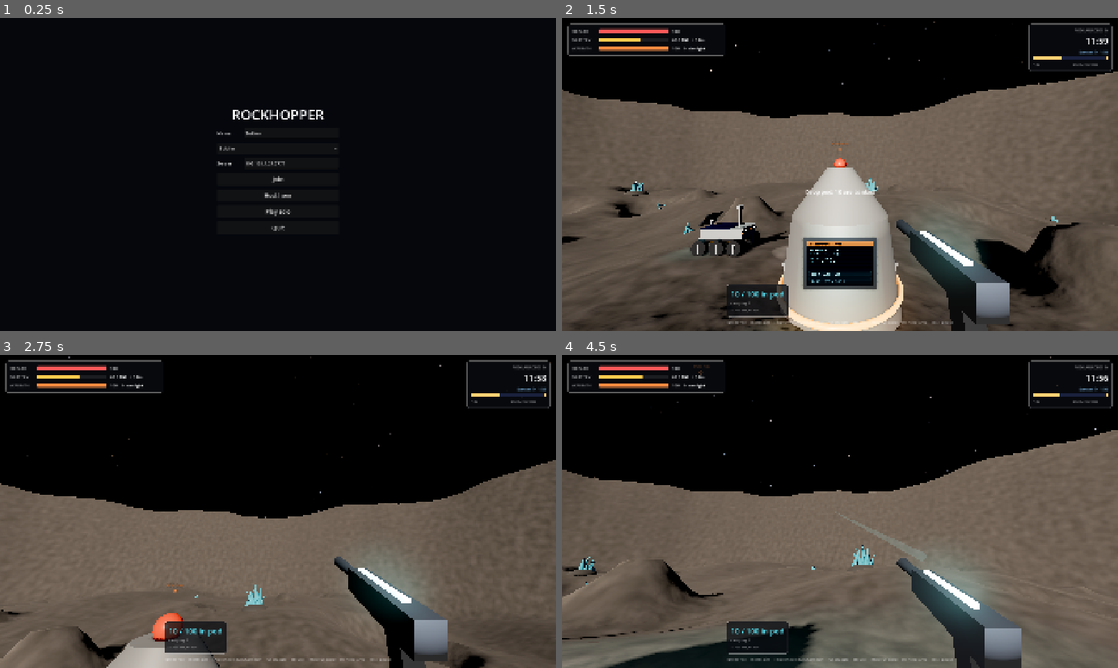
Above: before the commit, frames 1-4 (two rows, left to right).
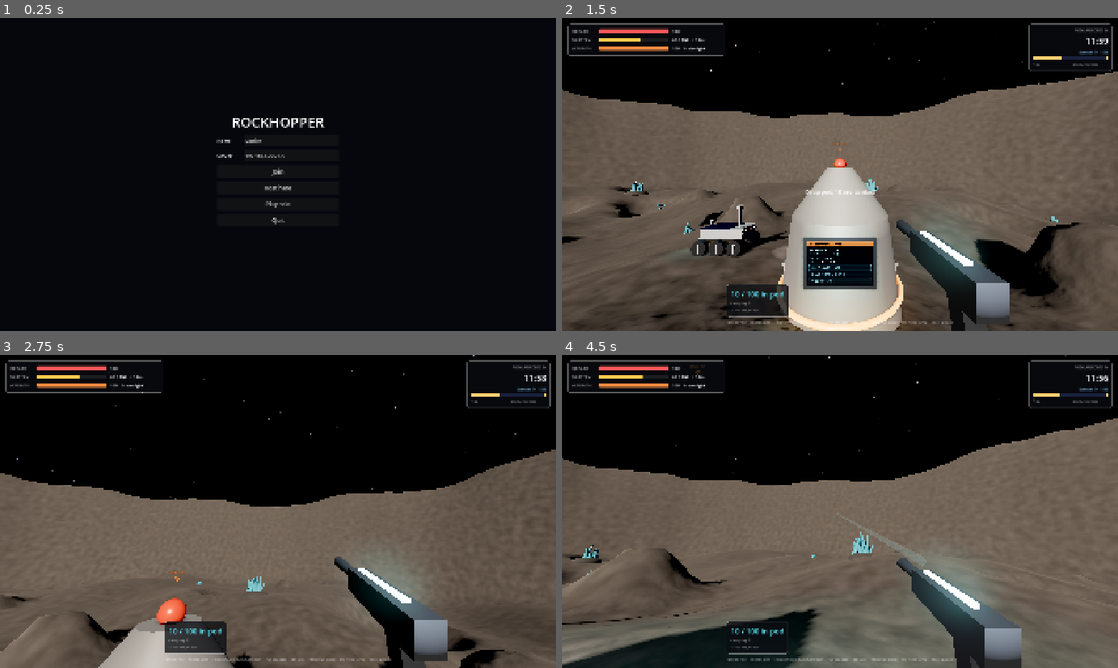
Above: after the commit, the same moments.

Repository: devonbacon/rockhopper
Game: Godot game, scene res://menu/menu.tscn
The game is run twice, just before and just after one commit, with the same random seed, the same clock (stepped at 60 frames per second) and the same inputs.
Inputs (mouse positions are in pixels of both pictures, inside the frame that each line leads up to):
- Up to frame 1 (0.25 s): no input
- Up to frame 2 (1.5 s): click (840, 149) at 0.5 s, where only the run before the commit has a clickable "Soldier"; click "Play solo" at 1.25 s
- Up to frame 3 (2.75 s): tap Enter at 2 s; move the mouse to (305, 511) at 2.02 s; hold W from 2.03 s (still down); tap X at 2.1 s; click (305, 511) at 2.17 s; tap Space at 2.27, 2.57 s
- Up to frame 4 (4.5 s): keep holding W; move the mouse to (812, 511) at 2.77 s; tap X at 2.85, 3.8 s; click (812, 511) at 2.92 s; tap Space at 3.02, 3.32 s; move the mouse to (851, 505) at 3.52 s; tap R at 3.6 s; click (851, 505) at 3.67 s; move the mouse to (834, 517) at 4.27 s; tap Q at 4.35 s; click (834, 517) at 4.42 s

The runs differ from the first frame. In frame 1, 1.2% of the frame differs, in the area x 38-61%, y 29-68%; in frame 2, 0.3%; in frame 3, 7.3%; in frame 4, 8.6%, in the area x 0-100%, y 0-100%.

Commit message:
Switch roles by climbing into the pod, as in NS2
The pod's screen gets "Take command": one soldier at a time climbs in
and gets an overhead view of the crater (pan, zoom, turn), safe from
spiders and the cold and counted aboard at launch. X climbs back out
beside the pod. Everyone starts as a soldier, so the menu's role choice
goes. The commander can't give orders yet; that's the rest of phase 3.

Co-Authored-By: Claude Opus 5.5 <noreply@anthropic.com>
Claude-Session: https://claude.ai/code/session_016Wijxy6dVqNpmJdVzLFZSM

Diff:
--- /dev/null
+++ b/game/commander.gd
@@ -0,0 +1,97 @@
+class_name Commander
+extends Node3D
+## The commander's view from the pod: overhead on the crater. WASD or the
+## screen edges pan, the wheel zooms, holding the middle button turns it,
+## and X climbs back out. A placeholder until the commander can give
+## orders.
+
+const PAN_SPEED := 40.0
+const EDGE := 12.0
+const MIN_HEIGHT := 18.0
+const MAX_HEIGHT := 140.0
+
+var game: Game
+var camera: Camera3D
+
+var _height := 70.0
+var _yaw := 0.0
+var _label: Label
+var _layer: CanvasLayer
+
+
+func _ready() -> void:
+	camera = Camera3D.new()
+	camera.far = 2000.0
+	camera.fov = 55.0
+	add_child(camera)
+	_layer = CanvasLayer.new()
+	add_child(_layer)
+	_label = Label.new()
+	_label.add_theme_font_size_override("font_size", 18)
+	_label.add_theme_constant_override("outline_size", 6)
+	_label.add_theme_color_override("font_outline_color", Color(0, 0, 0, 0.8))
+	_label.position = Vector2(24, 20)
+	_layer.add_child(_label)
+	global_position = game.pod.global_position
+	_place_camera()
+
+
+func enter() -> void:
+	visible = true
+	_layer.visible = true
+	camera.make_current()
+	global_position = game.pod.global_position
+	Input.mouse_mode = Input.MOUSE_MODE_VISIBLE
+
+
+func leave() -> void:
+	visible = false
+	_layer.visible = false
+
+
+func _process(delta: float) -> void:
+	if !visible:
+		return
+	var pan := Vector2(_axis(KEY_D, KEY_A), _axis(KEY_S, KEY_W))
+	var mouse := get_viewport().get_mouse_position()
+	var size := get_viewport().get_visible_rect().size
+	if DisplayServer.window_is_focused():
+		if mouse.x < EDGE:
+			pan.x -= 1.0
+		elif mouse.x > size.x - EDGE:
+			pan.x += 1.0
+		if mouse.y < EDGE:
+			pan.y -= 1.0
+		elif mouse.y > size.y - EDGE:
+			pan.y += 1.0
+	var turn := Basis(Vector3.UP, _yaw)
+	global_position += turn * Vector3(pan.x, 0, pan.y).limit_length(1.0) * PAN_SPEED * (_height / 70.0) * delta
+	var flat := Vector2(global_position.x, global_position.z).limit_length(Terrain.FLOOR_RADIUS + 10.0)
+	global_position = Vector3(flat.x, 0.0, flat.y)
+	_place_camera()
+	_label.text = "COMMAND    ore %d / %d    battery %d / %d    launch in %d:%02d\n[WASD / screen edge] pan    [wheel] zoom    [hold middle mouse] turn    [X] leave the pod" % [
+		game.stock, Game.QUOTA, game.battery, game.capacity(), int(maxf(0.0, Game.MISSION - game.time)) / 60, int(maxf(0.0, Game.MISSION - game.time)) % 60]
+
+
+func _unhandled_input(event: InputEvent) -> void:
+	if !visible:
+		return
+	if event is InputEventMouseButton and event.pressed:
+		if event.button_index == MOUSE_BUTTON_WHEEL_UP:
+			_height = maxf(MIN_HEIGHT, _height * 0.88)
+		elif event.button_index == MOUSE_BUTTON_WHEEL_DOWN:
+			_height = minf(MAX_HEIGHT, _height / 0.88)
+	elif event is InputEventMouseMotion and Input.is_mouse_button_pressed(MOUSE_BUTTON_MIDDLE):
+		_yaw -= event.relative.x * 0.005
+	elif event is InputEventKey and event.pressed and !event.echo and event.physical_keycode == KEY_X:
+		game.act(&"uncommand", [])
+
+
+func _place_camera() -> void:
+	var turn := Basis(Vector3.UP, _yaw)
+	camera.global_position = global_position + turn * Vector3(0, _height, _height * 0.75)
+	camera.look_at(global_position, Vector3.UP)
+
+
+func _axis(positive: Key, negative: Key) -> float:
+	return (1.0 if Input.is_physical_key_pressed(positive) else 0.0) - (1.0 if Input.is_physical_key_pressed(negative) else 0.0)
--- a/game/game.gd
+++ b/game/game.gd
@@ -96,6 +96,10 @@
 var stats := {}
 ## Per soldier, by peer id: the local Player, or an Avatar.
 var bodies := {}
+## Whoever's in the pod commanding, by peer id, or 0. Their body's hidden
+## and out of harm's way till they climb out.
+var commander_peer := 0
+var commander_view: Commander
 
 var health: float:
 	get: return _me().health
@@ -258,11 +262,12 @@
 		if fixture.health <= 0.0:
 			_remove_built(fixture)
 	for peer in bodies.keys():
-		_look_after(peer, delta)
+		if peer != commander_peer:
+			_look_after(peer, delta)
 	if time >= MISSION:
-		var aboard := 0
-		for body: Node3D in bodies.values():
-			if body.global_position.distance_to(pod.global_position) < POD_RANGE + 2.0:
+		var aboard := 1 if commander_peer != 0 else 0
+		for peer in bodies:
+			if peer != commander_peer and (bodies[peer] as Node3D).global_position.distance_to(pod.global_position) < POD_RANGE + 2.0:
 				aboard += 1
 		if aboard > 0:
 			_end(State.WON, "Extracted with %d of %d ore in the pod.%s" % [stock, QUOTA, " Quota met." if stock >= QUOTA else ""])
@@ -393,6 +398,9 @@
 					target.screen.reply(reply)
 				else:
 					Net.event.rpc_id(peer, &"reply", [args[0], reply])
+		&"uncommand":
+			if commander_peer == peer:
+				_leave_command(peer)
 		&"hit":
 			if target is Spider:
 				(target as Spider).hit(args[1])
@@ -422,6 +430,11 @@
 		&"announce":
 			if hud:
 				hud.announce(args[0])
+		&"command":
+			if args[0]:
+				_enter_view()
+			else:
+				_exit_view()
 		&"tracer":
 			if player:
 				player._tracer(args[0], args[1])
@@ -446,7 +459,63 @@
 	avatar.target_position = spot
 
 
+func _take_command(peer: int) -> void:
+	commander_peer = peer
+	var body: Node3D = bodies.get(peer, null)
+	if body is Avatar:
+		body.visible = false
+	if peer == Net.local_id():
+		_enter_view()
+	else:
+		Net.event.rpc_id(peer, &"command", [true])
+
+
+func _leave_command(peer: int) -> void:
+	commander_peer = 0
+	var body: Node3D = bodies.get(peer, null)
+	if body is Avatar:
+		body.visible = true
+	var spot := _spawn_spot_by_pod(peer)
+	if peer == Net.local_id():
+		_exit_view()
+		place_player(spot, pod.global_position)
+	else:
+		if body:
+			body.global_position = spot
+			(body as Avatar).target_position = spot
+		Net.event.rpc_id(peer, &"command", [false])
+		Net.event.rpc_id(peer, &"respawn", [spot, "Out of the pod."])
+
+
+## Local: from the soldier's eyes to the commander's.
+func _enter_view() -> void:
+	if !player:
+		return
+	player.process_mode = Node.PROCESS_MODE_DISABLED
+	player.visible = false
+	hud.visible = false
+	if !commander_view:
+		commander_view = Commander.new()
+		commander_view.game = self
+		add_child(commander_view)
+	commander_view.enter()
+
+
+func _exit_view() -> void:
+	if !player:
+		return
+	if commander_view:
+		commander_view.leave()
+	player.process_mode = Node.PROCESS_MODE_INHERIT
+	player.visible = true
+	player.camera.make_current()
+	hud.visible = true
+	Input.mouse_mode = Input.MOUSE_MODE_CAPTURED
+
+
 func remove_soldier(peer: int) -> void:
+	if commander_peer == peer:
+		commander_peer = 0
 	if bodies.has(peer) and bodies[peer] != player:
 		bodies[peer].queue_free()
 	bodies.erase(peer)
@@ -459,12 +528,14 @@
 	avatar.set_meta("peer", peer)
 	add_child(avatar)
 	var info: Dictionary = Net.peers.get(peer, {})
-	avatar.set_label("%s%s" % [info.get("name", "Soldier"), " (commander)" if info.get("role", &"soldier") == &"commander" else ""])
+	avatar.set_label(info.get("name", "Soldier"))
 	bodies[peer] = avatar
 	return avatar
 
 
 func remote_move(peer: int, pos: Vector3, yaw: float, pitch: float) -> void:
+	if peer == commander_peer:
+		return
 	var body: Node3D = bodies.get(peer, null)
 	if body is Avatar:
 		var avatar := body as Avatar
@@ -497,6 +568,8 @@
 func _fast_state() -> Array:
 	var soldiers: Array = []
 	for peer in bodies:
+		if peer == commander_peer:
+			continue
 		var body: Node3D = bodies[peer]
 		var pitch: float = body.pitch if "pitch" in body else 0.0
 		soldiers.append([peer, body.global_position, body.global_rotation.y, pitch])
@@ -506,7 +579,7 @@
 	var rover_rows: Array = []
 	for rover in rovers:
 		rover_rows.append([rover.net_id, rover.global_position, rover.global_basis.get_rotation_quaternion(), rover.task, rover.order, rover.cargo, rover.health, rover.slot])
-	return [time, battery, power_in, power_out, stock, state, outcome, soldiers, spider_rows, rover_rows]
+	return [time, battery, power_in, power_out, stock, state, outcome, soldiers, spider_rows, rover_rows, commander_peer]
 
 
 func _slow_state() -> Array:
@@ -531,6 +604,7 @@
 		Input.mouse_mode = Input.MOUSE_MODE_VISIBLE
 	state = f[5]
 	outcome = f[6]
+	commander_peer = f[10]
 	var seen := {}
 	for row: Array in f[7]:
 		var peer: int = row[0]
@@ -834,10 +908,20 @@
 		return "ORE BANKED    %d / %d\nROVERS        %d  (%d OUT)\nBATTERY       %d%%\nLAUNCH IN     %d:%02d" % [
 			stock, QUOTA, rovers.size(), out, roundi(battery / capacity() * 100.0), int(left) / 60, int(left) % 60]
 	screen.button = func(action: StringName) -> Array:
+		if action == &"command":
+			if commander_peer == 0:
+				return ["TAKE COMMAND", true, false]
+			var info: Dictionary = Net.peers.get(commander_peer, {})
+			return ["COMMANDER: %s" % String(info.get("name", "YOU" if commander_peer == Net.local_id() else "TAKEN")).to_upper(), false, true]
 		if action == &"rover":
 			return ["PRINT ROVER   %d ORE" % Fixture.COST[&"rover"], stock >= Fixture.COST[&"rover"], false]
 		return ["HAND IN ORE   %d CARRIED" % carried, carried > 0, false]
 	screen.pressed = func(action: StringName) -> String:
+		if action == &"command":
+			if commander_peer != 0:
+				return "THE SEAT'S TAKEN."
+			_take_command(_acting if _acting != 0 else Net.local_id())
+			return ""
 		if action == &"rover":
 			if print_rover():
 				return "ROVER PRINTED. %d ON THE ROSTER." % rovers.size()
@@ -890,8 +974,9 @@
 	var best: Node3D = null
 	var best_distance := Spider.SIGHT
 	var candidates: Array[Node3D] = []
-	for body: Node3D in bodies.values():
-		candidates.push_back(body)
+	for peer in bodies:
+		if peer != commander_peer:
+			candidates.push_back(bodies[peer])
 	for rover in rovers:
 		if rover.exposed():
 			candidates.push_back(rover)
@@ -965,8 +1050,9 @@
 	if spiders.size() >= roundi(lerpf(SPIDERS_START, SPIDERS_END, progress)):
 		return
 	var near: Array[Node3D] = []
-	for body: Node3D in bodies.values():
-		near.append_array([body, body, body])
+	for peer in bodies:
+		if peer != commander_peer:
+			near.append_array([bodies[peer], bodies[peer], bodies[peer]])
 	near.append_array(rovers)
 	near.append_array(built)
 	if near.is_empty():
@@ -993,8 +1079,8 @@
 	if hit.is_empty():
 		return Vector3.INF
 	var spot: Vector3 = hit.position
-	for body: Node3D in bodies.values():
-		if spot.distance_to(body.global_position) < 10.0:
+	for peer in bodies:
+		if peer != commander_peer and spot.distance_to((bodies[peer] as Node3D).global_position) < 10.0:
 			return Vector3.INF
 	if lit_at(spot + up * 0.6) != "":
 		return Vector3.INF
@@ -1210,6 +1296,8 @@
 		hud.set_paused(true)
 	if _args.has("pitch"):
 		player.look(deg_to_rad(float(_args.pitch)))
+	if _args.has("command"):
+		_take_command(Net.local_id())
 	if _args.has("probe"):
 		_probe(_args.probe)
 	if _args.has("shot"):
@@ -1233,7 +1321,14 @@
 		print("[%s %s] t=%.1f stock %d carried %d | ores %d built %d rovers %d spiders %d | others %s" % [kind, tag, time, stock, carried, ores.size(), built.size(), rovers.size(), spiders.size(), others])
 	await tree.create_timer(3.0).timeout
 	report.call("joined")
-	if kind == "stander":
+	if kind == "commander":
+		act(&"press", [pod.net_id, &"command"])
+		await tree.create_timer(2.0).timeout
+		print("[commander] in the pod: commander %d (me %d), view %s" % [commander_peer, Net.local_id(), commander_view != null and commander_view.visible])
+		act(&"uncommand", [])
+		await tree.create_timer(2.0).timeout
+		print("[commander] out: commander %d, view %s, player visible %s" % [commander_peer, commander_view != null and commander_view.visible, player.visible])
+	elif kind == "stander":
 		var spot: Vector3 = pod.screen.global_position + pod.screen.global_basis.z * 1.6 + pod.screen.global_basis.x * 1.2
 		for i in 60:
 			player.global_position = terrain.surface_point(spot)[0] + Vector3.UP * 0.1
--- a/menu/menu.gd
+++ b/menu/menu.gd
@@ -1,12 +1,11 @@
 extends Control
-## The front door: play solo, host, or join a server as a soldier or the
-## commander. On the command line (after --): server [port=], join=host:port,
-## host, name=, role=; any other argument goes straight into a solo game, so
-## the debug arguments keep working.
+## The front door: play solo, host, or join a server. Everyone starts as a
+## soldier; the commander's seat is in the pod. On the command line (after
+## --): server [port=], join=host:port, host, name=; any other argument goes
+## straight into a solo game, so the debug arguments keep working.
 
 var _name: LineEdit
 var _address: LineEdit
-var _role: OptionButton
 var _status: Label
 
 
@@ -57,12 +56,6 @@
 	title.horizontal_alignment = HORIZONTAL_ALIGNMENT_CENTER
 	column.add_child(title)
 	_name = _field(column, "Name", Net.player_name)
-	_role = OptionButton.new()
-	_role.add_item("Soldier")
-	_role.add_item("Commander")
-	_role.selected = 1 if Net.role == &"commander" else 0
-	_role.custom_minimum_size.y = 40
-	column.add_child(_role)
 	_address = _field(column, "Server", "192.168.1.27:%d" % Net.PORT)
 	for entry: Array in [["Join", _on_join], ["Host here", _on_host], ["Play solo", _on_solo], ["Quit", func() -> void: get_tree().quit()]]:
 		var button := Button.new()
@@ -95,7 +88,6 @@
 
 func _take_settings() -> void:
 	Net.player_name = _name.text.strip_edges() if _name.text.strip_edges() != "" else "Soldier"
-	Net.role = &"commander" if _role.selected == 1 else &"soldier"
 
 
 func _on_join() -> void:
--- a/world/fixture.gd
+++ b/world/fixture.gd
@@ -145,7 +145,7 @@
 	var frame := BoxMesh.new()
 	screen = Screen.new()
 	screen.title = "PROSPECTOR POD  //  FAB-2"
-	screen.buttons = [&"rover", &"hand_in"]
+	screen.buttons = [&"rover", &"hand_in", &"command"]
 	frame.size = Vector3(screen.size_m.x + 0.12, screen.size_m.y + 0.12, 0.06)
 	_add_mesh(frame, _material(Color(0.2, 0.21, 0.24), 0.6, 0.4), Vector3(1.34, 2.1, 0)).basis = screen_basis
 	screen.transform = Transform3D(screen_basis, Vector3(1.34, 2.1, 0) + out * 0.035)
Not shown, added: game/commander.gd.uid
Not shown, changed: README.md
